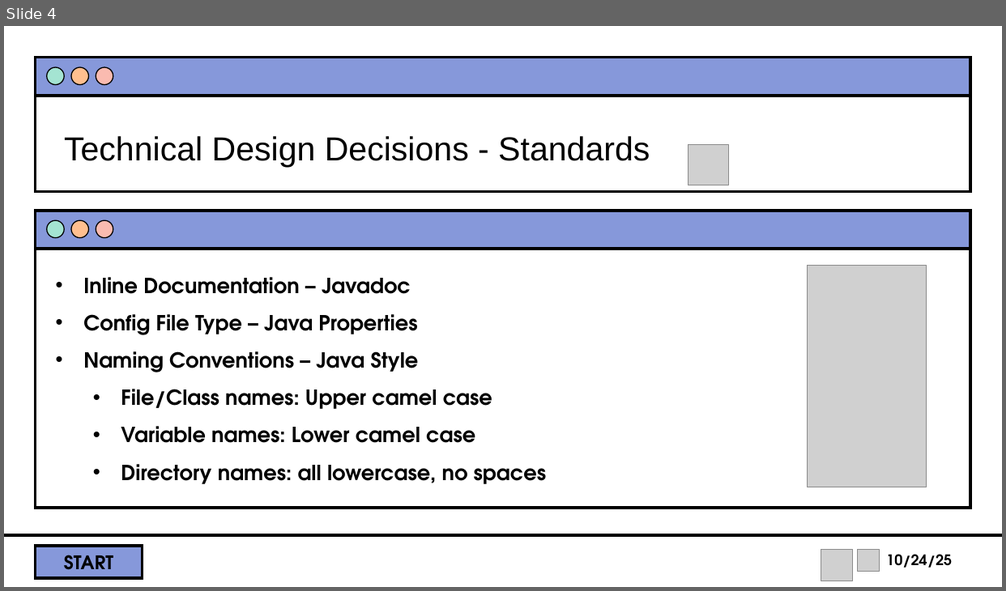
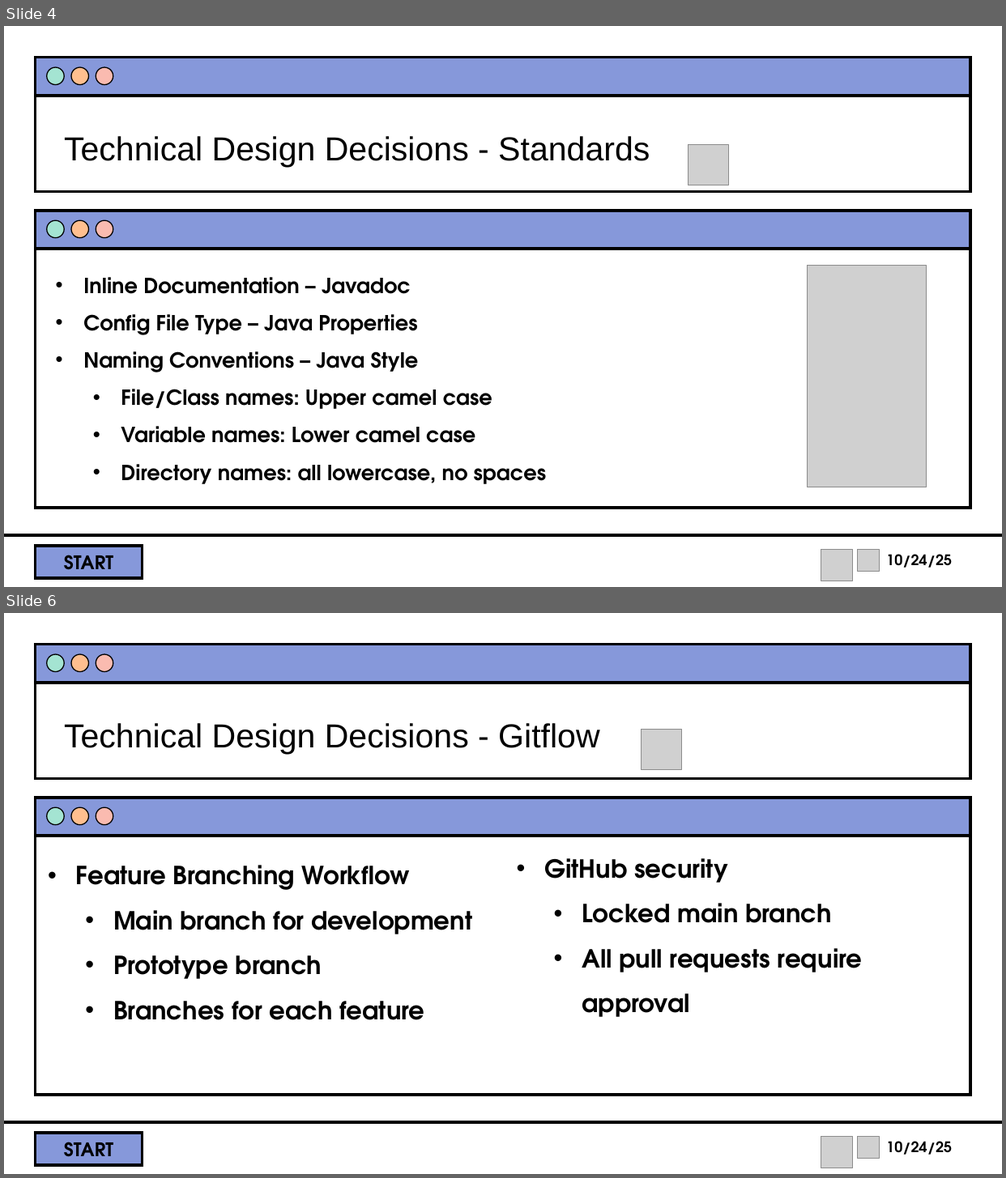
Before and after one commit to tbjurlin/BuzzworthyResourceLocator, a slide deck: documents/DesignPresentation.pptx. Shown one above the other, each under a label of ours: slide 4 before the commit, slides 4 and 6 after it; the slides between them are not shown. The pictures are 1006x591 and 1006x1178 pixels, drawn with LibreOffice and Linux fonts; fonts in the diff are those of the drawing; grey boxes stand for pictures; background and template pictures are left out. Boxes give left, top, right and bottom in pixels: in the first picture for what was removed or moved away, otherwise in the second. Text is boxed around its words. In the diff, an @@ line names an element or a change of style, - is before the commit and + after.

```diff
--- a/documents/DesignPresentation.pptx
+++ b/documents/DesignPresentation.pptx
@@ slide 6 added at <box>4,613,1002,1174</box>, background picture (left out); not listed: 13 template elements that a slide beside it also shows @@
@@ title added at <box>64,723,599,755</box>, 32 pt, text #000000 @@
+Technical Design Decisions - Gitflow
@@ picture added at <box>641,729,681,769</box> @@
@@ text added at <box>76,865,472,1020</box>, 24 pt, text #000000, bold @@
+• Feature Branching Workflow
+  • Main branch for development
+  • Prototype branch
+  • Branches for each feature
@@ text added at <box>544,858,863,1017</box>, 24 pt, text #000000, bold @@
+• GitHub security
+  • Locked main branch
+  • All pull requests require approval
@@ picture added at <box>820,1137,852,1169</box> @@
@@ picture added at <box>858,1137,879,1159</box> @@
@@ text added at <box>886,1141,952,1155</box>, 14 pt, text #000000, bold @@
+10/24/25
```
Also in this commit, not shown: 2 slides changed, 1 other slide added, 1 other file.
